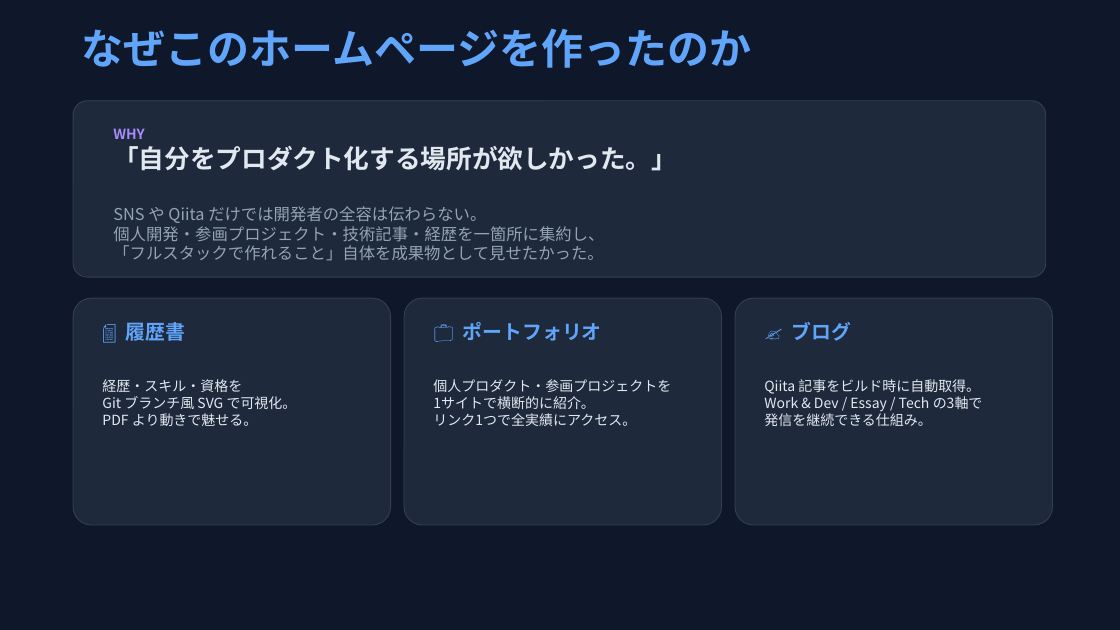
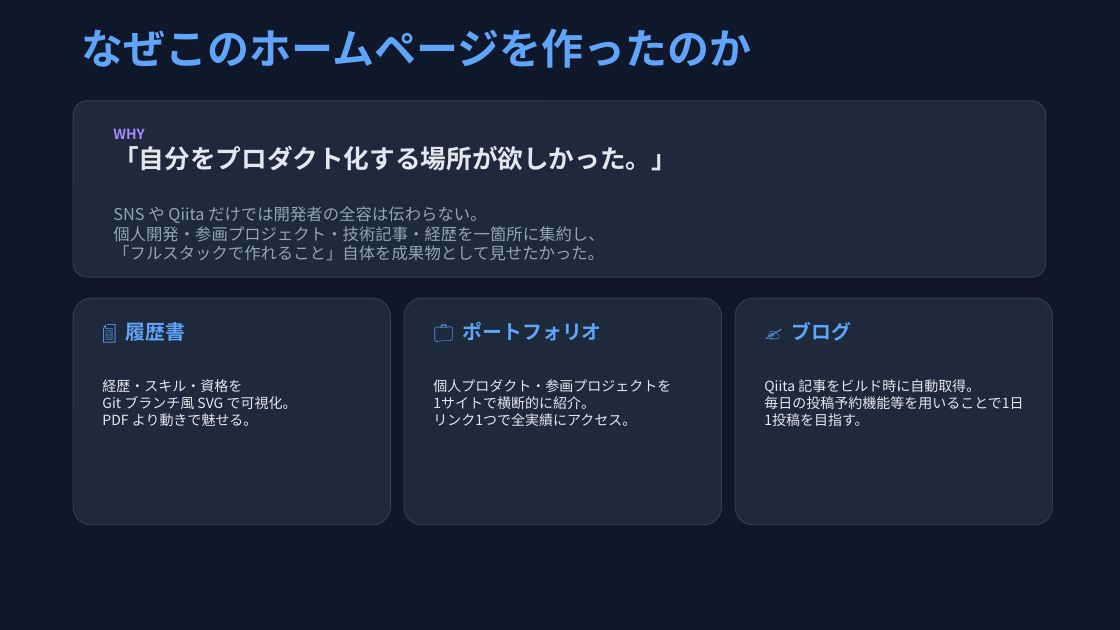
Before and after one commit to teppei19980914/HomePage, a slide deck: slide 9 of docs/PR/LT/HomePage_開発者用.pptx. Drawn at 1120x630 pixels with LibreOffice and Linux fonts; fonts in the diff are those of the drawing. Boxes give left, top, right and bottom in pixels: in the first picture for what was removed or moved away, otherwise in the second. Text is boxed around its words. In the diff, an @@ line names an element or a change of style, - is before the commit and + after.

```diff
--- a/docs/PR/LT/HomePage_開発者用.pptx
+++ b/docs/PR/LT/HomePage_開発者用.pptx
@@ text at (764, 396, 1023, 426): text changed @@
-Work & Dev / Essay / Tech の3軸で
-発信を継続できる仕組み。
+毎日の投稿予約機能等を用いることで1日1投稿を目指す。
```
Also in this commit, not shown: 2 other slides changed, 1 slide added.
